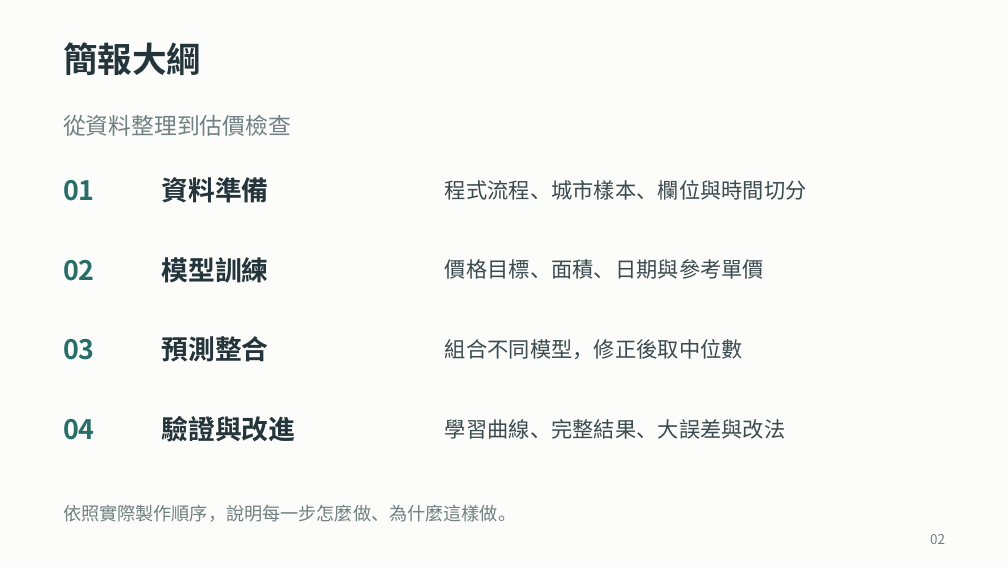
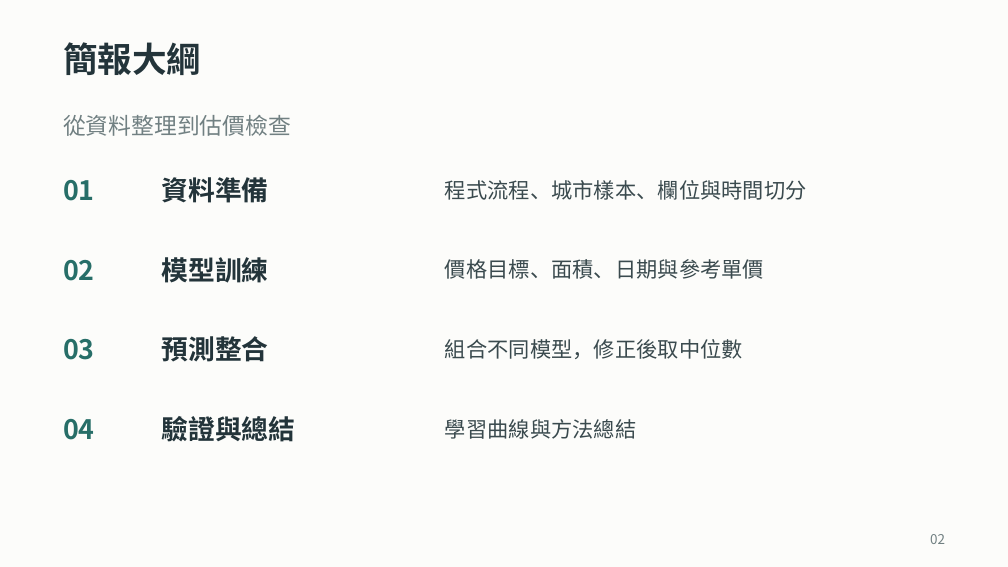
Before and after one commit to ziyi930108/nycu-house-price-regression, a slide deck: slide 2 of teaching/final_presentation/台灣房屋銷售價格預測挑戰賽_上台簡報.pptx. Drawn at 1008x567 pixels with LibreOffice and Linux fonts; fonts in the diff are those of the drawing. Boxes give left, top, right and bottom in pixels: in the first picture for what was removed or moved away, otherwise in the second. Text is boxed around its words. In the diff, an @@ line names an element or a change of style, - is before the commit and + after.

```diff
--- a/teaching/final_presentation/台灣房屋銷售價格預測挑戰賽_上台簡報.pptx
+++ b/teaching/final_presentation/台灣房屋銷售價格預測挑戰賽_上台簡報.pptx
@@ text at [161, 416, 295, 442]: text changed @@
-驗證與改進
+驗證與總結
@@ text at [445, 419, 636, 439]: text changed @@
-學習曲線、完整結果、大誤差與改法
+學習曲線與方法總結
@@ text removed at [63, 505, 516, 522] @@
-依照實際製作順序，說明每一步怎麼做、為什麼這樣做。
```
Also in this commit, not shown: 14 other slides changed, 1 slide added, 4 slides removed, 52 other files.
